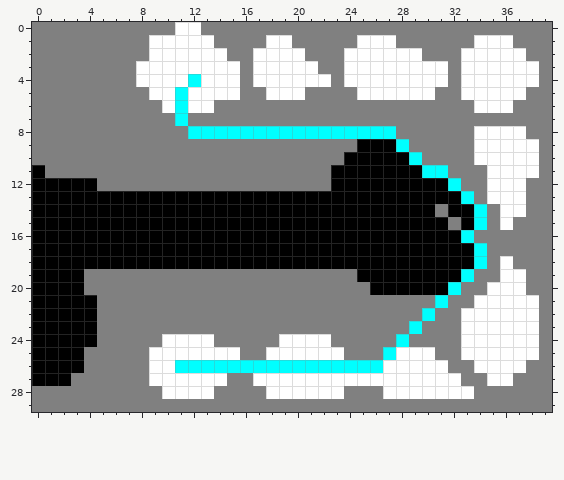
A pixel-art sprite gets an edit: trunk/Search/output/i6_g.png. Above is the file before it was changed.
The file is 40x30 pixels.
And afterwards:
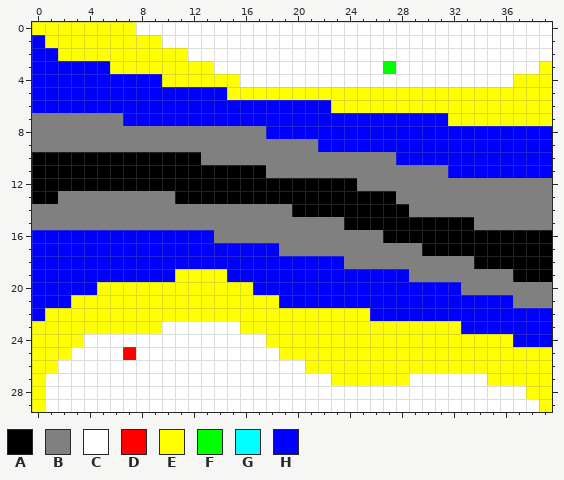
Palette (. is transparent): A #000000  B #808080  C #ffffff  D #ff0000  E #ffff00  F #00ff00  G #00ffff  H #0000ff
The exact change:
Changed rows in their new state; - is an unchanged pixel.
first column x 0:
 0 EEEEEEEECCC--CCCCCCCCCCCCCCCCCCCCCCCCCCC
 1 HEEEEEEEEE----CCCC--CCCCC---CCCCCC---CCC
 2 HHEEEEEEEEEE---CC----CCC------CCC-----CC
 3 HHHHHHEEEEEEEE--C-----CC---F----C------E
 4 HHHHHHHHHHEEEEEEC------C--------C----EEE
 5 HHHHHHHHHHHHHHHEEEEEEEEEEEEEEEEEEEEEEEEE
 6 HHHHHHHHHHHHHHHHHHHHHHHEEEEEEEEEEEEEEEEE
 7 -------HHHHHHHHHHHHHHHHHHHHHHHHHEEEEEEEE
 8 ------------BBBBBBHHHHHHHHHHHHHHHHHHHHHH
 9 ----------------------HHHHHHHHHHHHHHHHHH
10 AAAAAAAAAAAAA-----------BBBBHHHHHHHHHHHH
11 -AAAAAAAAAAAAAAAAA-----BBBBBBBBBHHHHHHHH
12 -----AAAAAAAAAAAAAAAAAA--BBBBBBBB--BBB--
13 --BBBBBBBBB-----------------BBBBBB-BBB--
14 BBBBBBBBBBBBBBBBBBBB---------BB-BBB-BB--
15 BBBBBBBBBBBBBBBBBBBBBBBB--------A-B-B---
16 HHHHHHHHHHHHHHBBBBBBBBBBBBB------AAAAAAA
17 HHHHHHHHHHHHHHHHHHHBBBBBBBBBBB----AAAAAA
18 HHHHHHHHHHHHHHHHHHHHHHHHBBBBBBBBBBAAAAAA
19 HHHHHHHHHHHEEEEHHHHHHHHHHHHHHBBBBB--BAAA
20 HHHHHEEEEEEEEEEEEHHHHHHHHHHHHHHHH--BBB--
21 HHHEEEEEEEEEEEEEEEEHHHHHHHHHHHHHHHHHHBB-
22 HEEEEEEEEEEEEEEEEEEEEEEEEEHHHHHHHHHHHHHH
23 EEEEEEEEEECCCCCCEEEEEEEEEEEEEEEEEHHHHHHH
24 EEEECCCCCC----CCCCEEEEEEEEEEEEEEEEEEEHHH
25 EEECCCCDC-------CC-EEEEEEEEEEEEEEEEEEEEE
26 EECCCCCCC--CCCCCCCCCCEEEEEEEEEEEEEEEEEEE
27 ECCCCCCCC------CC------EEEEEE----CCEEEEE
28 ECCCCCCCCC----CCCC------CCC-------CCCCEE
29 ECCCCCCCCCCCCCCCCCCCCCCCCCCCCCCCCCCCCCCE
